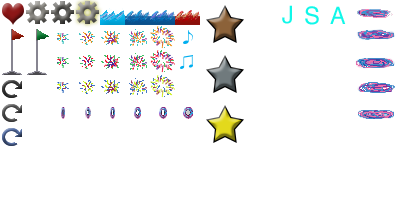
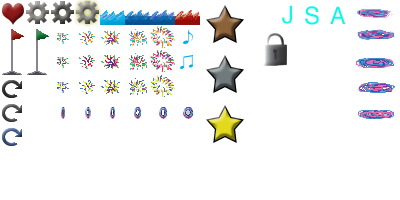
Two versions of the same layered image (w=400, h=200). Layer-by-layer changes:
added layer "lock" above "block" over [263, 33, 287, 66]
